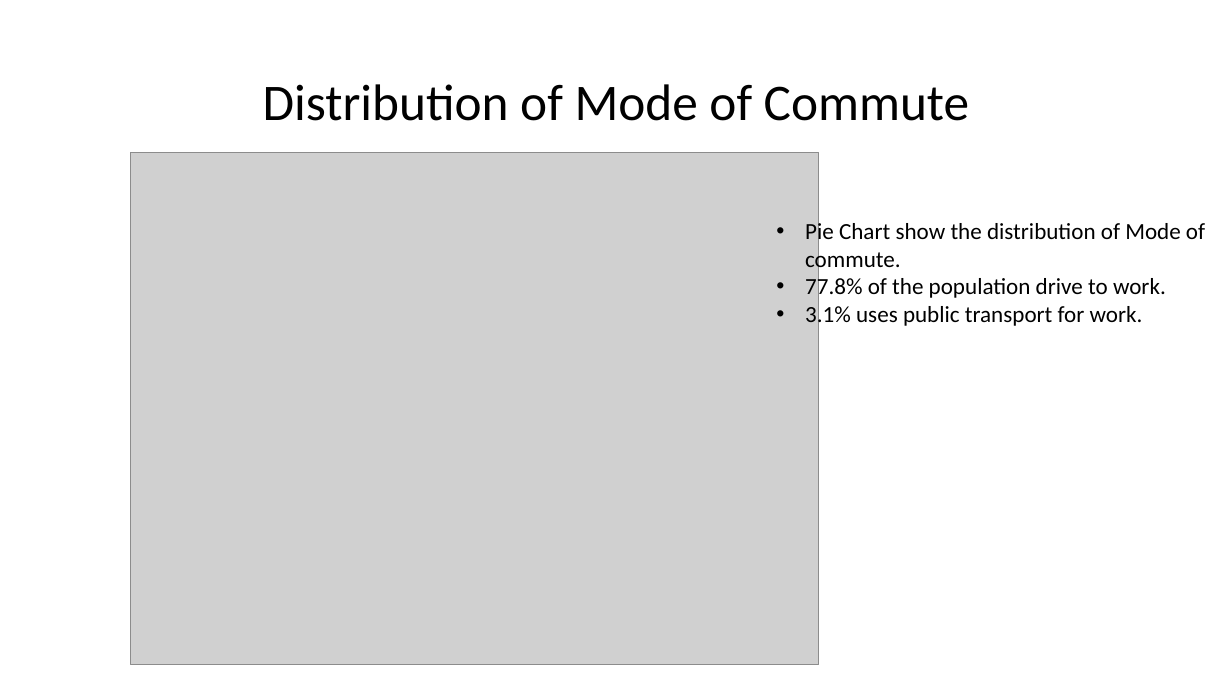
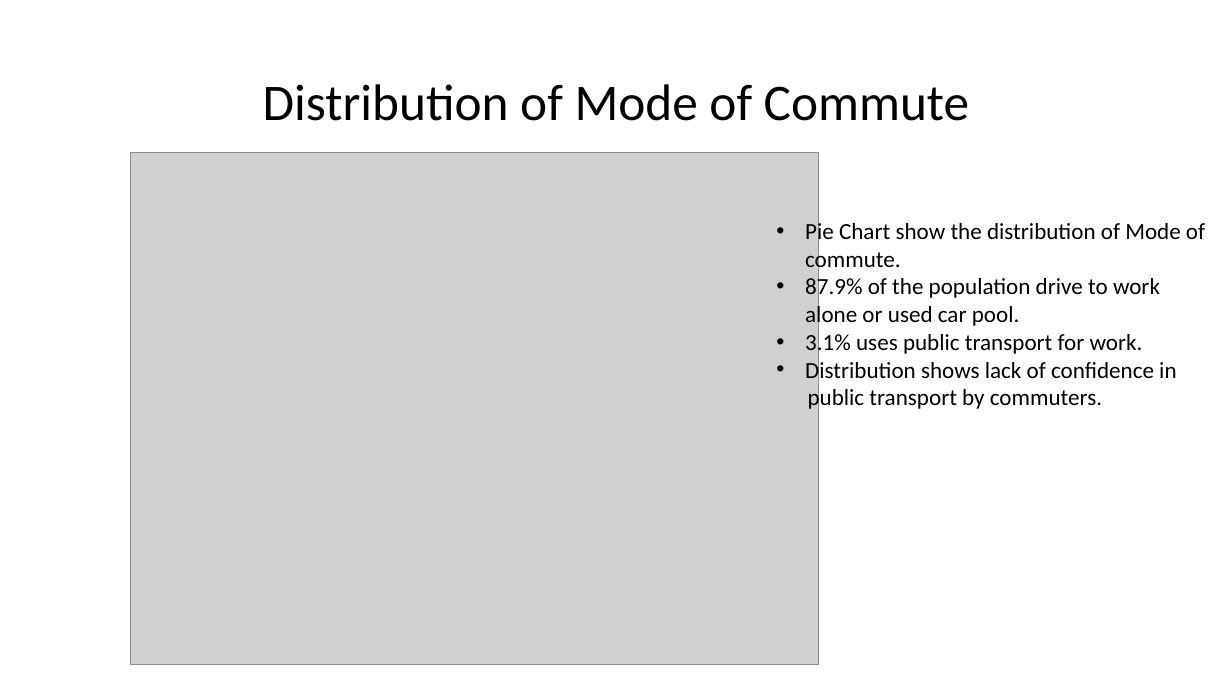
Before and after one commit to rajeshnair1984/Project_Obesity, a slide deck: slide 8 of O3_presentation.pptx. Drawn at 1232x693 pixels with LibreOffice and Linux fonts; fonts in the diff are those of the drawing; grey boxes stand for pictures. Boxes give left, top, right and bottom in pixels: in the first picture for what was removed or moved away, otherwise in the second. Text is boxed around its words. In the diff, an @@ line names an element or a change of style, - is before the commit and + after.

Commit message:
updates powerpoint slide

```diff
--- a/O3_presentation.pptx
+++ b/O3_presentation.pptx
@@ text at [805, 275, 1160, 329]: text changed @@
-• 77.8% of the population drive to work.
+• 87.9% of the population drive to work alone or used car pool.
@@ text at [805, 358, 1176, 412]: paragraphs added @@
+• Distribution shows lack of confidence in
+public transport by commuters.
```
Also in this commit, not shown: 1 other slide changed, 1 slide added, 2 slides removed.
